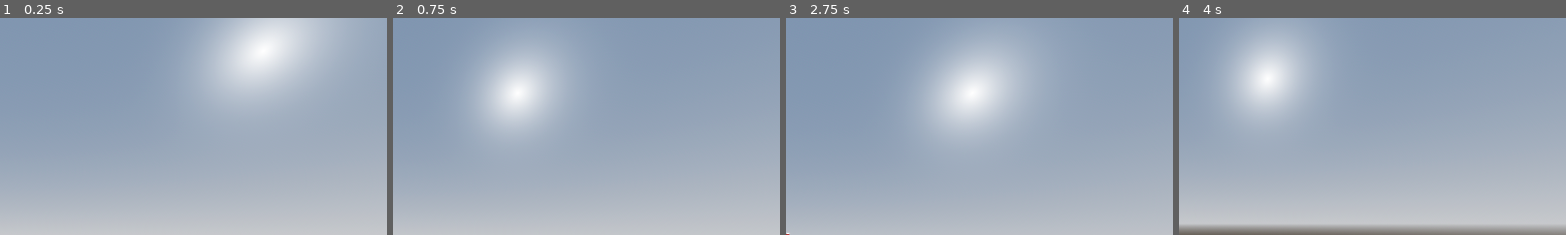
Above: before the commit, frames 1-4 (left to right).
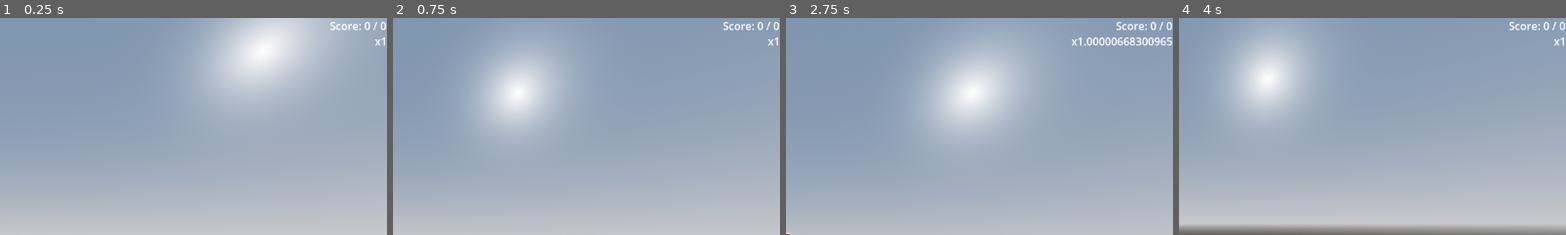
Above: after the commit, the same moments.

Repository: LunarTides/Speedrun-Game
Game: Godot game, scene res://scenes/world.tscn
The game is run twice, just before and just after one commit, with the same random seed, the same clock (stepped at 60 frames per second) and the same inputs.
Inputs (mouse positions are % of the whole screen's width and height, from its top left):
- Up to frame 1 (0.25 s): no input
- Up to frame 2 (0.75 s): move the mouse to (55, 50) at 0.52 s; press the mouse at (55, 50) at 0.53 s; hold W (move_forward) from 0.53 s (still down)
- Up to frame 3 (2.75 s): keep holding W (move_forward); tap Space (jump) at 0.77, 1.52 s; move the mouse to (45, 50) at 1.27 s; release the mouse at (45, 50) at 1.28 s; tap Q (equip_katana) at 1.35 s; move the mouse to (52, 48) at 2.02 s; tap Shift (fly_to_enemy) at 2.1 s
- Up to frame 4 (4 s): keep holding W (move_forward); move the mouse to (49, 52) at 2.77 s; tap Ctrl (slam) at 2.85 s; tap Space (jump) at 3.02, 3.77 s; move the mouse to (57, 51) at 3.52 s; hold C (unequip_weapon) from 3.53 s (still down)
The pictures show only the part of the screen within x 50-100%, y 0-50%; the shares and areas given below are measured in that part.

The runs differ from the first frame. In frame 1, 0.3% of the frame differs, in the area x 85-100%, y 1-13%; in frame 2, 0.3%; in frame 3, 0.8%, in the area x 73-100%, y 1-13%; in frame 4, 0.3%.

Commit message:
Add score and saving

Diff:
--- a/scenes/ui.tscn
+++ b/scenes/ui.tscn
@@ -156,6 +156,30 @@
 offset_bottom = 69.0
 text = "Speed: 0"
 
+[node name="Score" type="Label" parent="."]
+unique_name_in_owner = true
+layout_mode = 1
+anchors_preset = 1
+anchor_left = 1.0
+anchor_right = 1.0
+offset_left = -61.0
+offset_bottom = 23.0
+grow_horizontal = 0
+text = "Score: 0 / 0"
+
+[node name="Multiplier" type="Label" parent="."]
+unique_name_in_owner = true
+layout_mode = 1
+anchors_preset = 1
+anchor_left = 1.0
+anchor_right = 1.0
+offset_left = -88.0
+offset_top = 23.0
+offset_bottom = 46.0
+grow_horizontal = 0
+text = "x1"
+horizontal_alignment = 2
+
 [node name="KatanaReticle" type="AnimatedSprite2D" parent="."]
 unique_name_in_owner = true
 visible = false
--- a/scripts/enemies/enemy.gd
+++ b/scripts/enemies/enemy.gd
@@ -29,6 +29,9 @@
 func _ready() -> void:
 	hit.connect(func() -> void:
 		$HitParticles.restart()
+
+		GameManager.add_score(1)
+		GameManager.multiplier += 0.1
 	)
 
 	$MeshInstance3D.get_active_material(0).cull_mode = BaseMaterial3D.CULL_DISABLED
--- a/scripts/game_manager.gd
+++ b/scripts/game_manager.gd
@@ -1,10 +1,19 @@
 extends Node
+
+
+var high_score: float = 0
+var score: float = 0
+var multiplier: float = 1:
+	set(value):
+		multiplier = max(1, value)
 
 
 @onready var player: Player = get_node("/root/World/Player")
 
 # Called when the node enters the scene tree for the first time.
 func _ready() -> void:
+	load_save()
+
 	DisplayServer.mouse_set_mode(DisplayServer.MOUSE_MODE_CAPTURED)
 
 
@@ -13,9 +22,44 @@
 	if not player:
 		player = get_node("/root/World/Player")
 
+	multiplier -= 0.1 * delta
+
+
+func _notification(what: int) -> void:
+	if what == NOTIFICATION_WM_CLOSE_REQUEST:
+		save()
+
 
 func _unhandled_input(event: InputEvent) -> void:
 	if event.as_text() == "Escape":
+		save()
 		get_tree().quit()
 	elif event.as_text() == "R":
-		get_tree().reload_current_scene()
+		restart()
+
+
+func add_score(value: float) -> void:
+	score += value * multiplier
+	high_score = max(high_score, score)
+
+
+func restart() -> void:
+	score = 0
+	multiplier = 1
+
+	get_tree().reload_current_scene()
+
+
+func save() -> void:
+	var config_file: ConfigFile = ConfigFile.new()
+
+	config_file.set_value("Game", "high_score", high_score)
+
+	config_file.save_encrypted_pass("user://save_file.bin", "very secret password")
+
+
+func load_save() -> void:
+	var config_file: ConfigFile = ConfigFile.new()
+	config_file.load_encrypted_pass("user://save_file.bin", "very secret password")
+
+	high_score = config_file.get_value("Game", "high_score", high_score)
--- a/scripts/player.gd
+++ b/scripts/player.gd
@@ -26,6 +26,8 @@
 	# Add the gravity.
 	if not is_on_floor():
 		velocity.y -= gravity * delta
+
+		GameManager.multiplier += max(0, speed / 300) * delta
 
 	# Handle jump.
 	if Input.is_action_just_pressed("jump") and (is_on_floor() or extra_jumps > 0):
@@ -97,7 +99,7 @@
 
 			if health <= 0:
 				# TODO: Add more here.
-				get_tree().reload_current_scene()
+				GameManager.restart()
 
 	var new_enemy_target_collision: Node = %CameraRay.get_collider()
 	var new_enemy_target: Enemy
--- a/scripts/ui.gd
+++ b/scripts/ui.gd
@@ -12,5 +12,8 @@
 	%Health.text = "Health: %d" % GameManager.player.health
 	%Speed.text = "Speed: %d" % GameManager.player.speed
 
+	%Score.text = "Score: %s / %s" % [str(GameManager.score), str(GameManager.high_score)]
+	%Multiplier.text = "x%s" % str(GameManager.multiplier)
+
 	%KatanaReticle.position = get_window().size / 2
 	%KatanaReticle.visible = GameManager.player.equipped_weapon and GameManager.player.equipped_weapon.name == "Katana"
Not shown, changed: .gitignore
